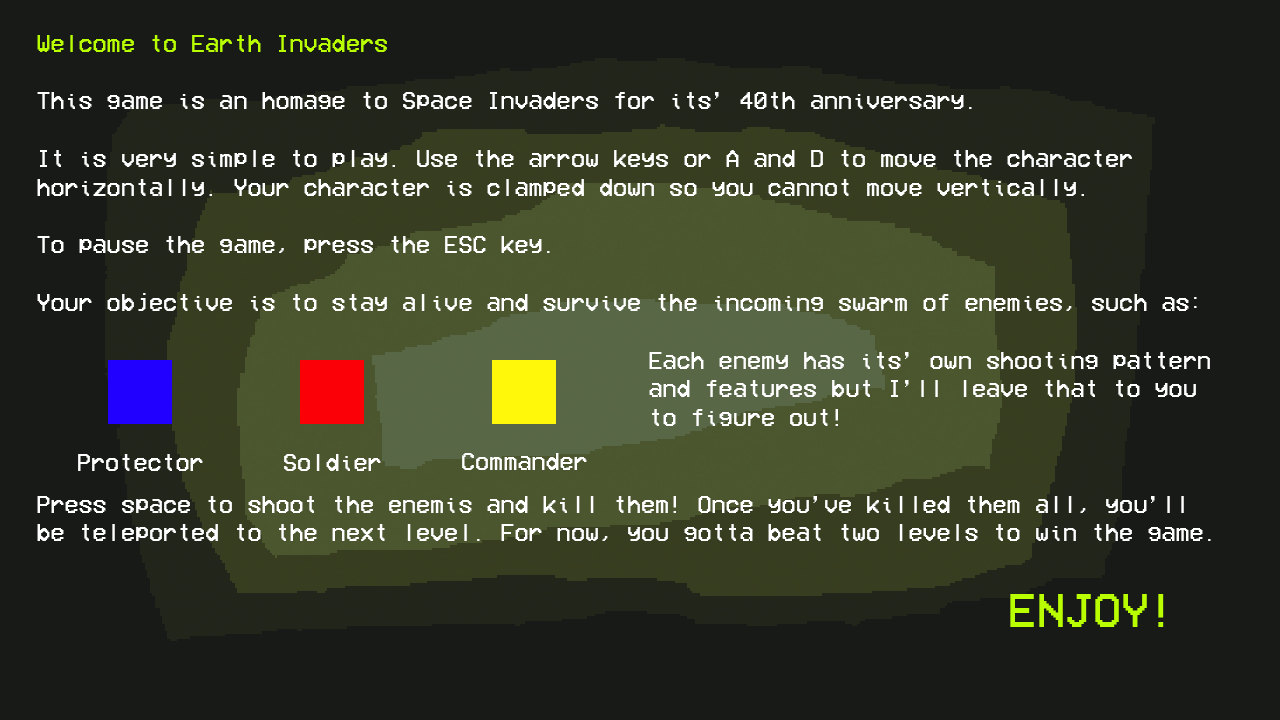
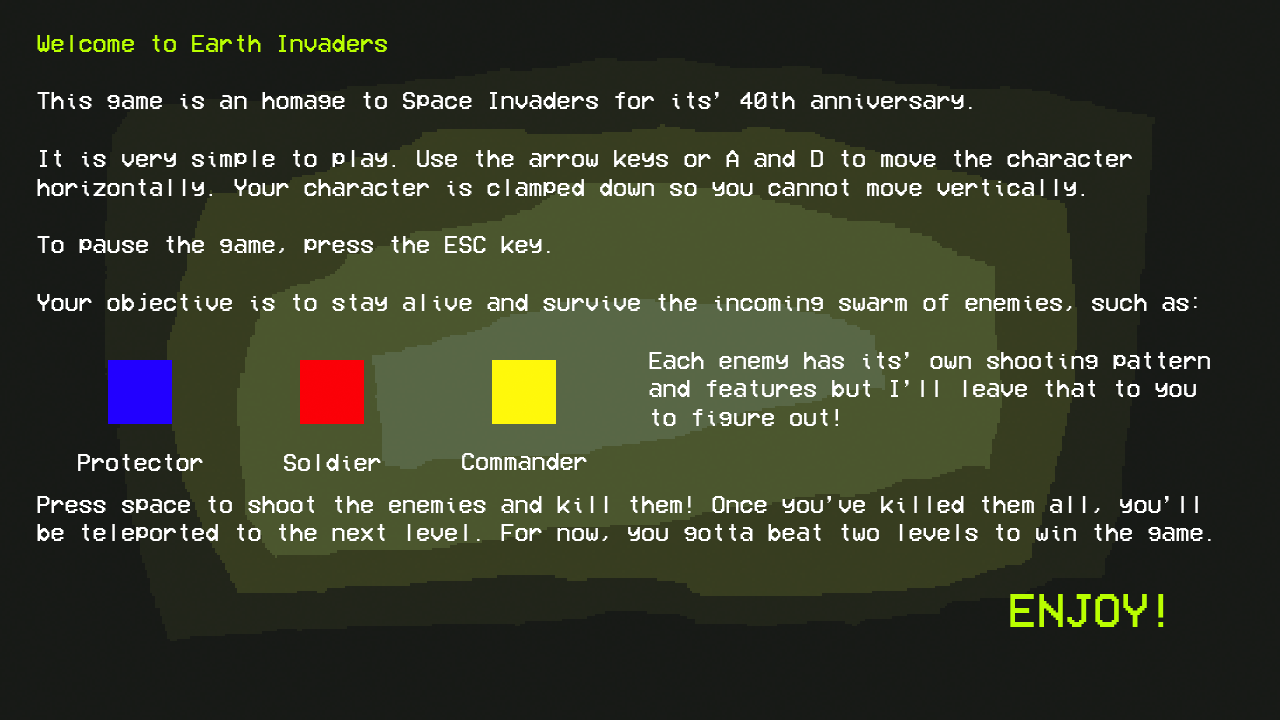
Layer changes from the first (1280, 720) image to the second:
painted on "Welcome to Earth Invaders This game is an homage to Space Inva" over [459, 496, 1198, 513]
